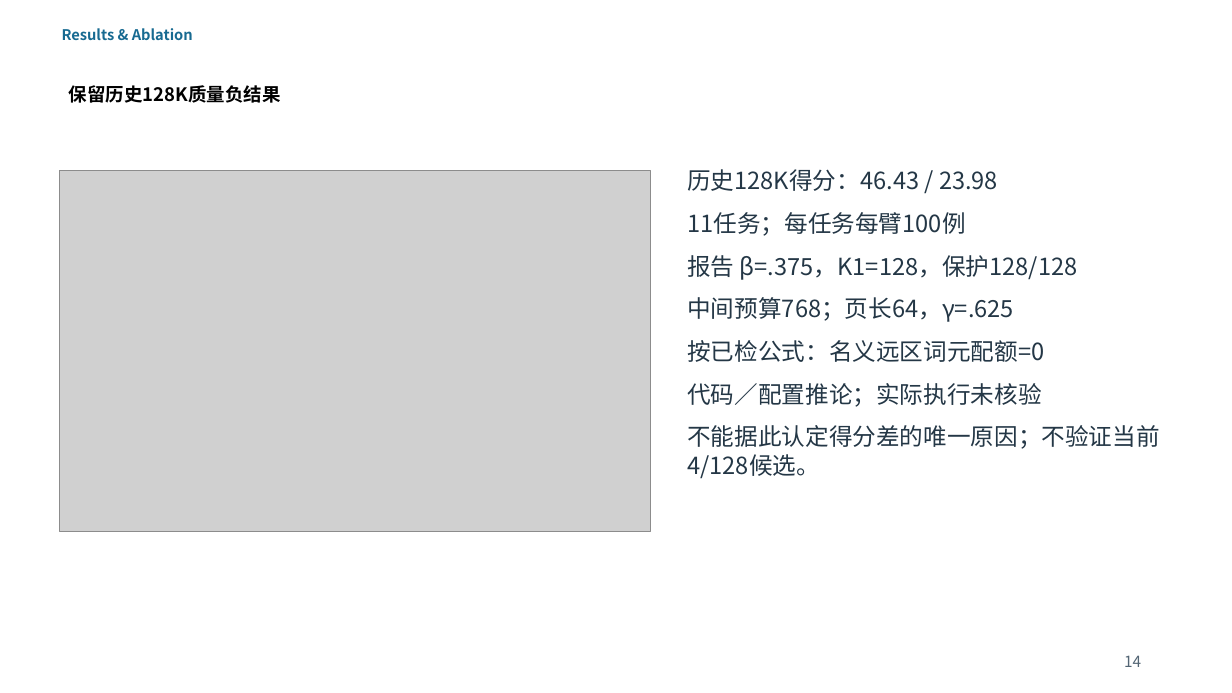
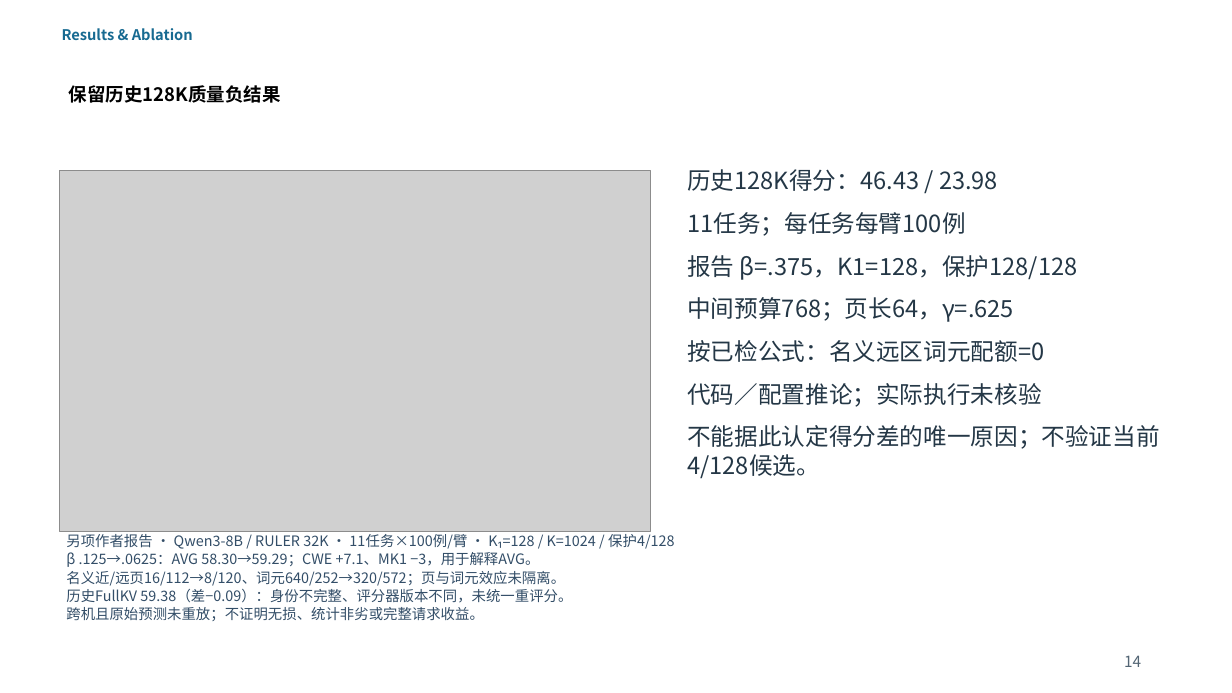
Before and after one commit to Chosen-David/two-level-attention, a slide deck: slide 14 of agent_doc/advice/dac_manuscript/presentation/TwoLevel_UserEdited_20261014.pptx. Drawn at 1232x693 pixels with LibreOffice and Linux fonts; fonts in the diff are those of the drawing; grey boxes stand for pictures. Boxes give left, top, right and bottom in pixels: in the first picture for what was removed or moved away, otherwise in the second. Text is boxed around its words. In the diff, an @@ line names an element or a change of style, - is before the commit and + after.

```diff
--- a/agent_doc/advice/dac_manuscript/presentation/TwoLevel_UserEdited_20261014.pptx
+++ b/agent_doc/advice/dac_manuscript/presentation/TwoLevel_UserEdited_20261014.pptx
@@ text added at [66,534,674,621], 14 pt, text #334E68 @@
+另项作者报告 · Qwen3-8B / RULER 32K · 11任务×100例/臂 · K₁=128 / K=1024 / 保护4/128
+β .125→.0625：AVG 58.30→59.29；CWE +7.1、MK1 −3，用于解释AVG。
+名义近/远页16/112→8/120、词元640/252→320/572；页与词元效应未隔离。
+历史FullKV 59.38（差−0.09）：身份不完整、评分器版本不同，未统一重评分。
+跨机且原始预测未重放；不证明无损、统计非劣或完整请求收益。
```
Also in this commit, not shown: 9 other files.
